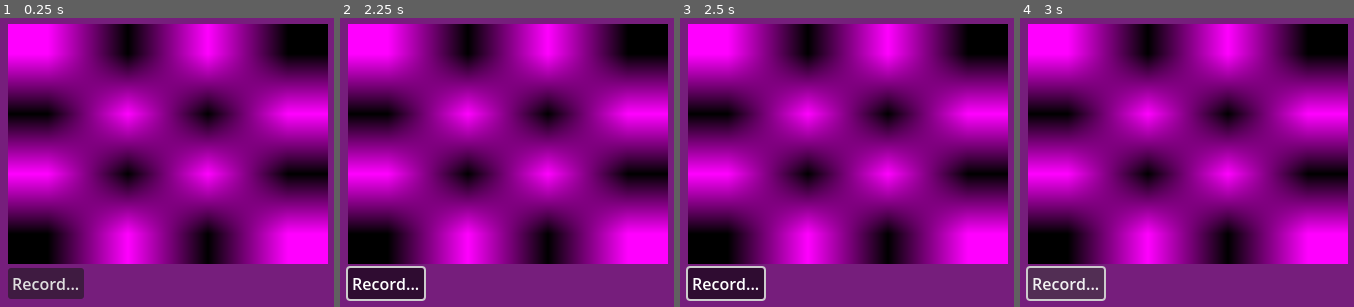
Above: before the commit, frames 1-4 (left to right).
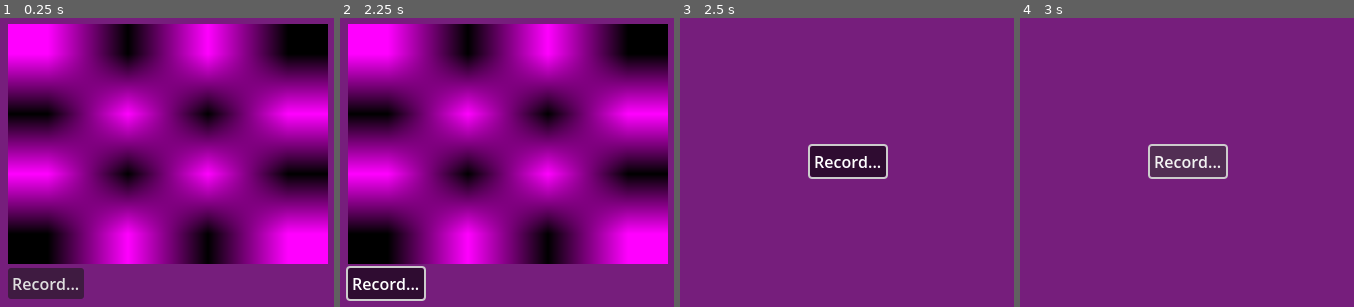
Above: after the commit, the same moments.

Repository: bezark/Monsters-Are-Attacking-the-City
Game: Godot game, scene res://SimpleRecorder.tscn
The game is run twice, just before and just after one commit, with the same random seed, the same clock (stepped at 60 frames per second) and the same inputs.
Inputs:
- Up to frame 1 (0.25 s): no input
- Up to frame 2 (2.25 s): click "Record..." at 0.5 s; click "Record..." at 1.25 s; click "Record..." at 2 s
- Up to frame 3 (2.5 s): no input
- Up to frame 4 (3 s): tap Enter at 2.75 s

Frames 1-2 are identical in both runs. In frame 3, 82% of the frame differs, in the area x 1-99%, y 2-98%; in frame 4, 82%.
Error before the commit: Parse Error: Expected expression as array element. (res://simple_recorder.gd:18)

Commit message:
Update simple_recorder.gd

Diff:
--- a/monsters-attacking/simple_recorder.gd
+++ b/monsters-attacking/simple_recorder.gd
@@ -16,7 +16,7 @@
 	var args = [
 		#"-v",
 		"-c","libtheora",
-		`"-p", "qscale=10",
+		"-p", "qscale=10",
 		"-r", "30",
 		"-C", "libvorbis",
 		"--audio=alsa_input.usb-Andrea_Electronics_Andrea_PureAudio-00.analog-stereo",
